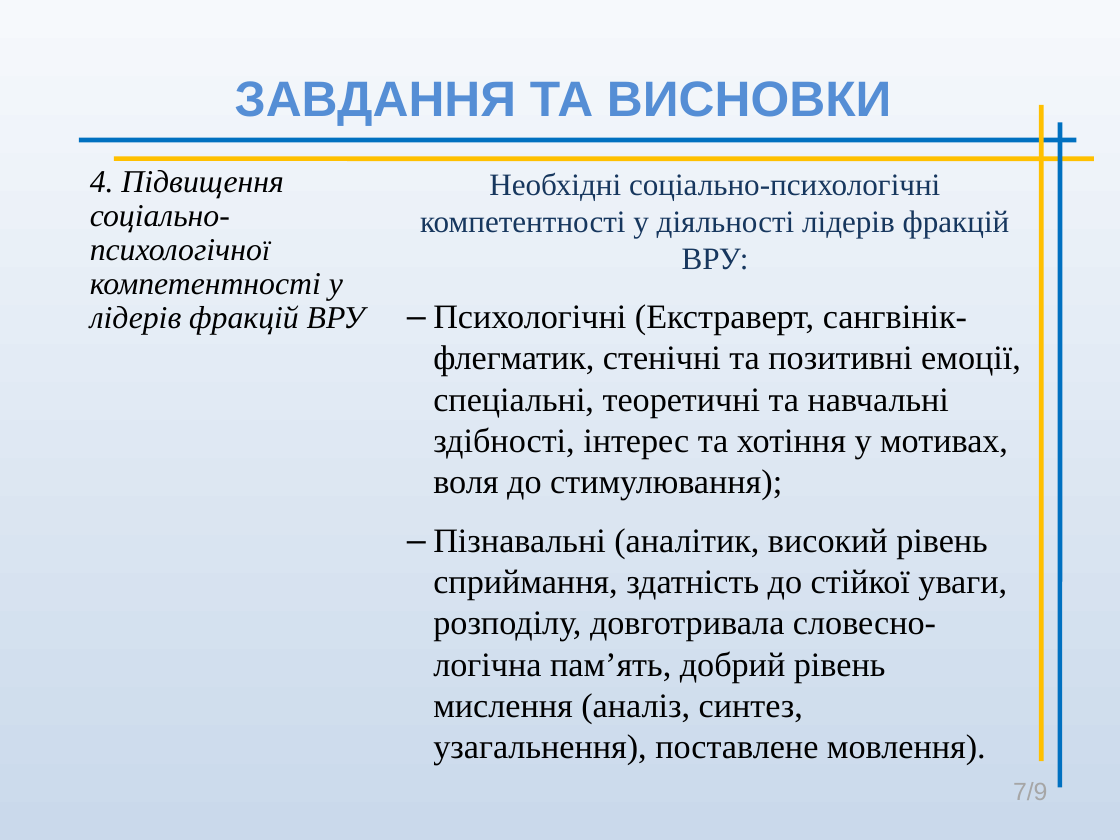
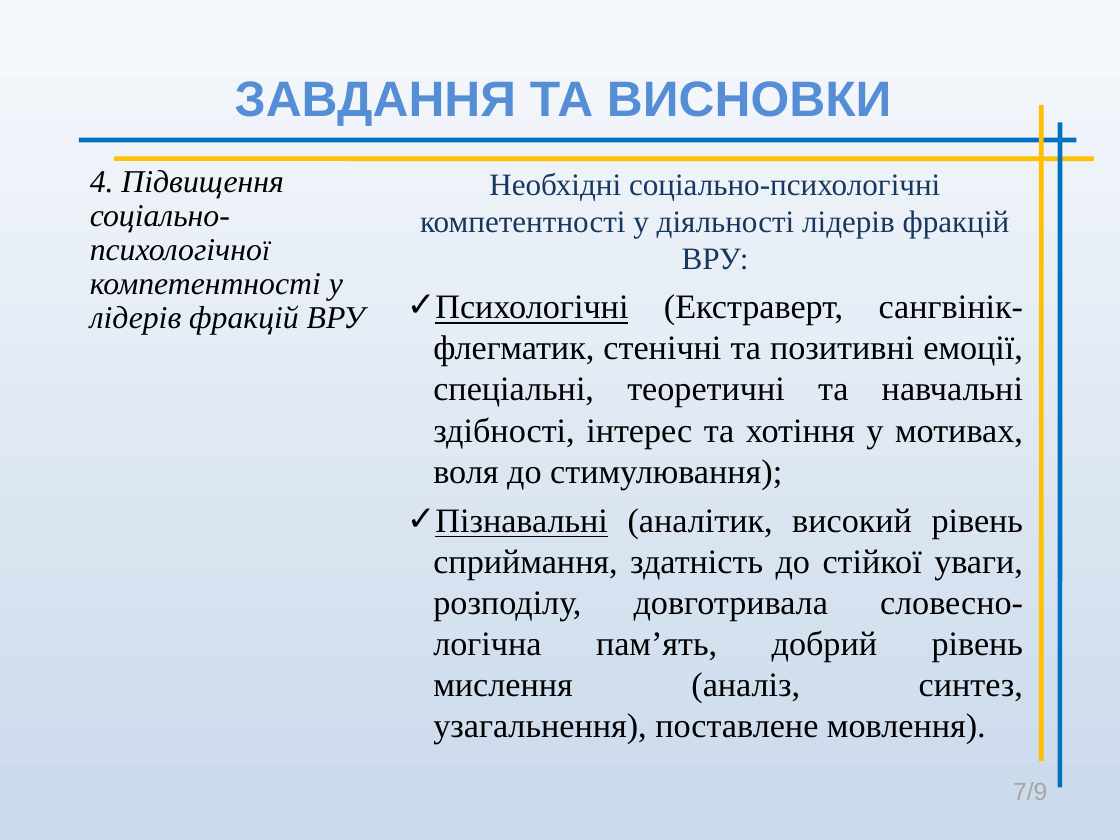
Before and after one commit to koliambrus/diploma, a slide deck: slide 7 of solomakhin.ppt. Drawn at 1120x840 pixels with LibreOffice and Linux fonts; fonts in the diff are those of the drawing. Boxes give left, top, right and bottom in pixels: in the first picture for what was removed or moved away, otherwise in the second. Text is boxed around its words. In the diff, an @@ line names an element or a change of style, - is before the commit and + after.

```diff
--- a/solomakhin.ppt
+++ b/solomakhin.ppt
@@ subtitle at (x1=433, y1=294, x2=1024, y2=744): underline on in "Психологічні", "Пізнавальні"; alignment left to justified; bullet – to ✓; less space between paragraphs @@
```
Also in this commit, not shown: 4 other slides changed, 2 other files.
